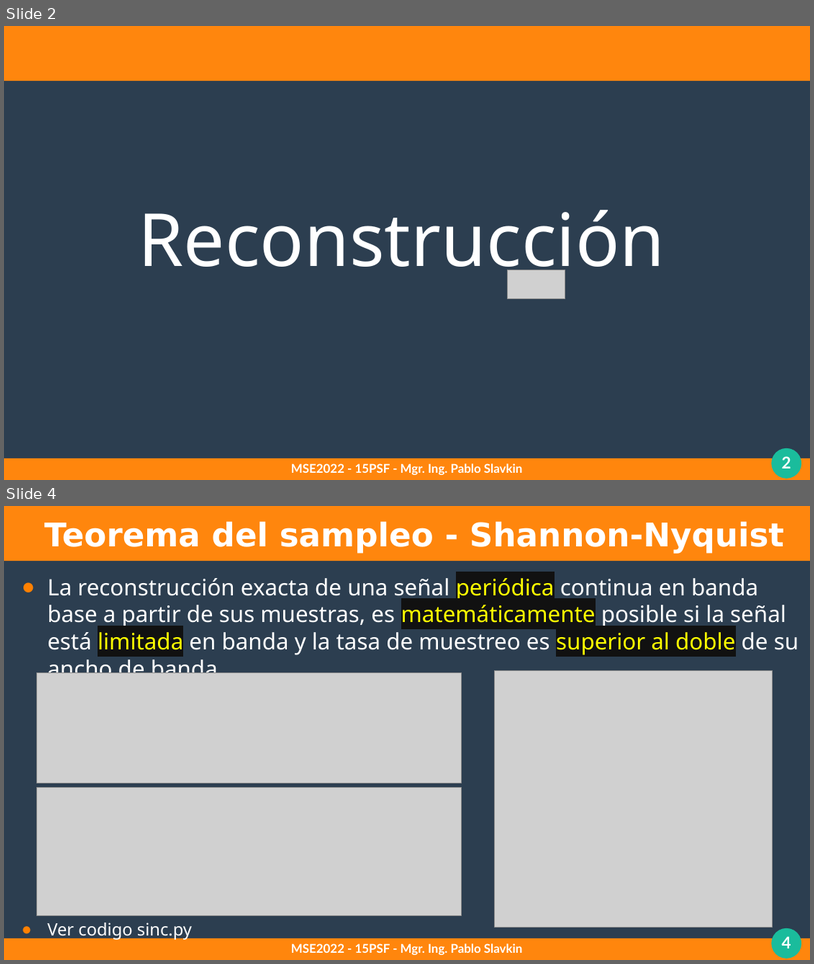
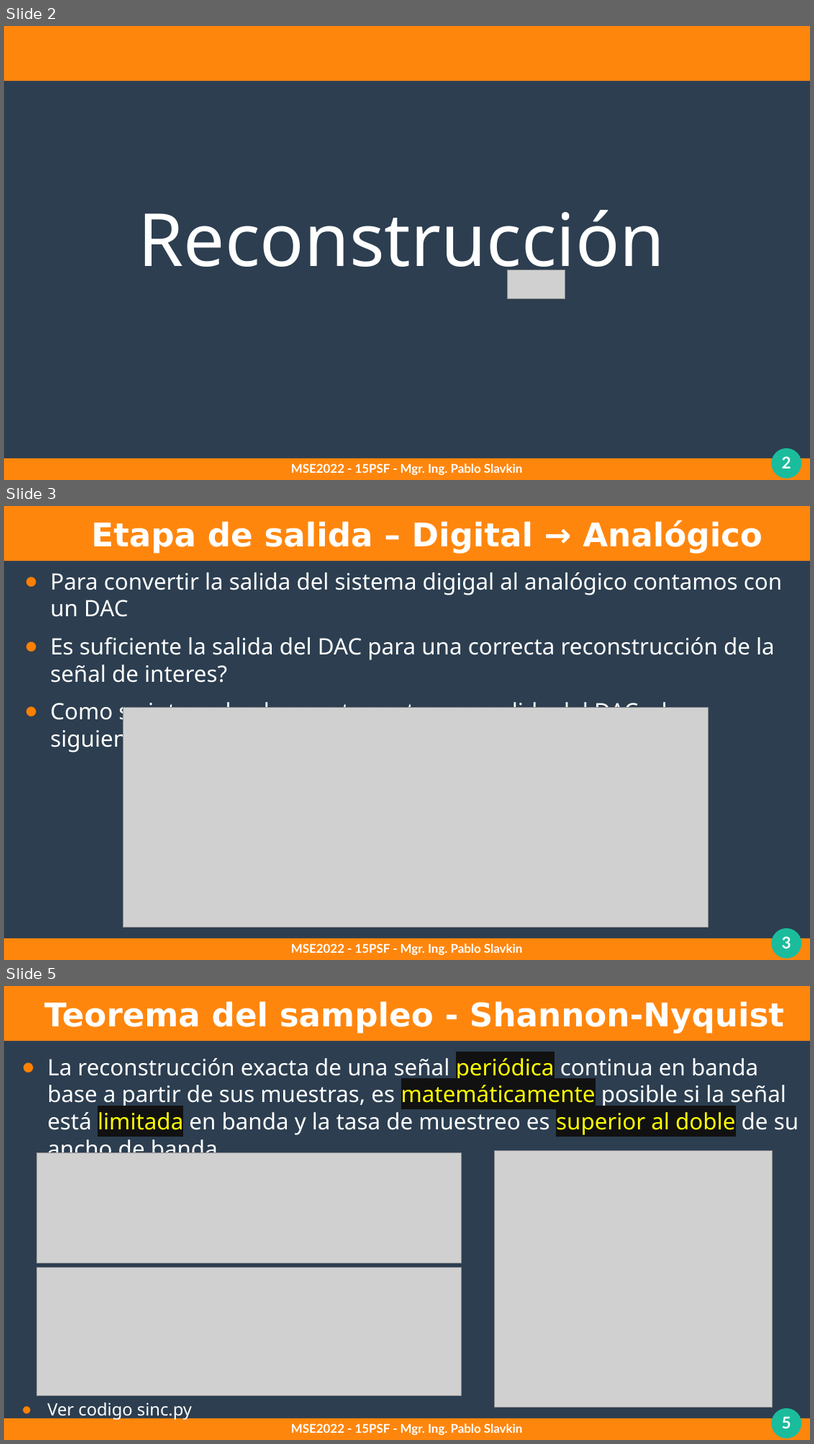
Before and after one commit to pslavkin/psf_2022, a slide deck: clases/2_clase/2_clase.odp. Shown one above the other, each under a label of ours: slides 2 and 4 before the commit, slides 2, 3 and 5 after it; the slides between them are not shown. The pictures are 814x964 and 814x1444 pixels, drawn with LibreOffice and Linux fonts; fonts in the diff are those of the drawing; grey boxes stand for pictures. Boxes give left, top, right and bottom in pixels: in the first picture for what was removed or moved away, otherwise in the second. Text is boxed around its words. In the diff, an @@ line names an element or a change of style, - is before the commit and + after.

```diff
--- a/clases/2_clase/2_clase.odp
+++ b/clases/2_clase/2_clase.odp
@@ slide 3 added at box(4, 506, 810, 960), background #2C3E50; not listed: 4 template elements that a slide beside it also shows @@
@@ title added at box(91, 520, 763, 554), 32 pt, text #FFFFFF, bold @@
+  Etapa de salida – Digital → Analógico
@@ text added at box(50, 572, 782, 720), 22.2 pt, text #FFFFFF @@
+● Para convertir la salida del sistema digigal al analógico contamos con un DAC
+● Es suficiente la salida del DAC para una correcta reconstrucción de la señal de interes?
+● Como se interpolan los puntos entre una salida del DAC y la siguiente?
@@ picture added at box(124, 707, 709, 926) @@
@@ text added at box(291, 943, 523, 955), 12 pt, text #FFFFFF, bold @@
+MSE2022 - 15PSF - Mgr. Ing. Pablo Slavkin
@@ what was slide 4 is now slide 5 @@
@@ page number at box(782, 1416, 792, 1428): text changed @@
-4
+5
```
Also in this commit, not shown: 3 slides changed, 3 other files.
